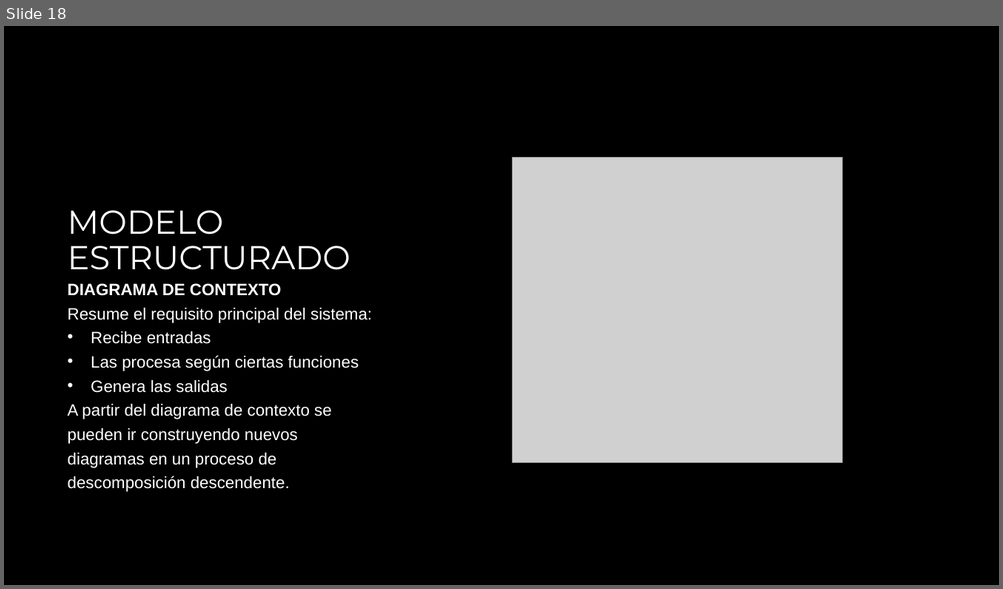
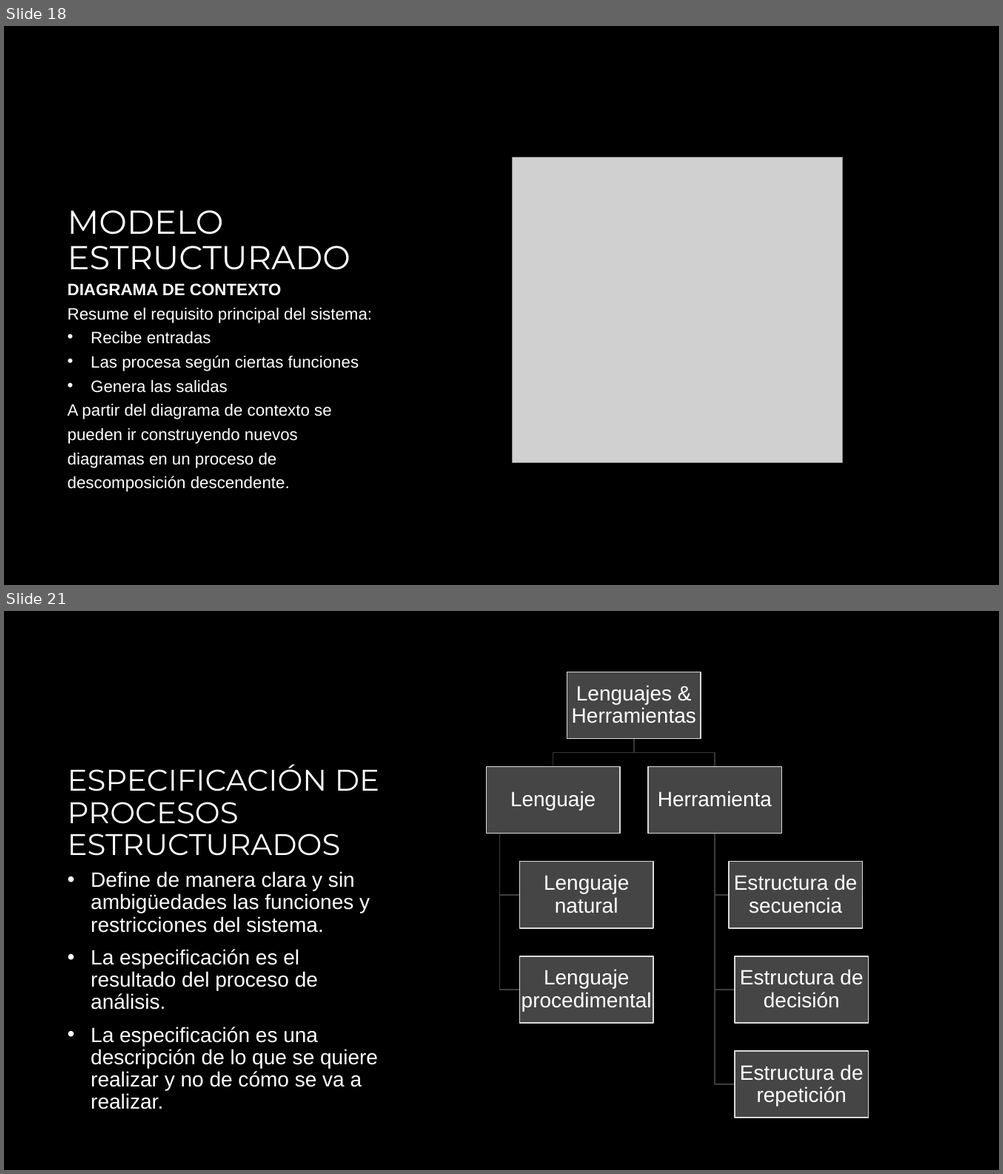
Before and after one commit to zherar7ordoya/AP3, a slide deck: Metodología de Desarrollo de Sistemas I/1er Parcial Metodologia I 2021 (Parte B).pptx. Shown one above the other, each under a label of ours: slide 18 before the commit, slides 18 and 21 after it; the slides between them are not shown. The pictures are 1003x589 and 1003x1174 pixels, drawn with LibreOffice and Linux fonts; fonts in the diff are those of the drawing; grey boxes stand for pictures; background and template pictures are left out. Boxes give left, top, right and bottom in pixels: in the first picture for what was removed or moved away, otherwise in the second. Text is boxed around its words. In the diff, an @@ line names an element or a change of style, - is before the commit and + after.

```diff
--- a/Metodología de Desarrollo de Sistemas I/1er Parcial Metodologia I 2021 (Parte B).pptx
+++ b/Metodología de Desarrollo de Sistemas I/1er Parcial Metodologia I 2021 (Parte B).pptx
@@ slide 21 added at (4, 611, 999, 1170), background #000000 @@
@@ title added at (68, 764, 379, 856), 28.8 pt, text #FFFFFF @@
+ESPECIFICACIÓN DE PROCESOS ESTRUCTURADOS
@@ text added at (91, 871, 378, 1110), 20 pt, text #FFFFFF @@
+• Define de manera clara y sin ambigüedades las funciones y restricciones del sistema.
+• La especificación es el resultado del proceso de análisis.
+• La especificación es una descripción de lo que se quiere realizar y no de cómo se va a realizar.
@@ group added at (486, 672, 868, 1119): 8 rectangles, 8 texts, 7 freeform shapes @@
+Lenguajes & Herramientas
+Herramienta
+Estructura de decisión
+Estructura de repetición
+Estructura de secuencia
+Lenguaje
+Lenguaje natural
+Lenguaje procedimental
```
Also in this commit, not shown: 1 slide changed, 3 other slides added, 16 other files.
